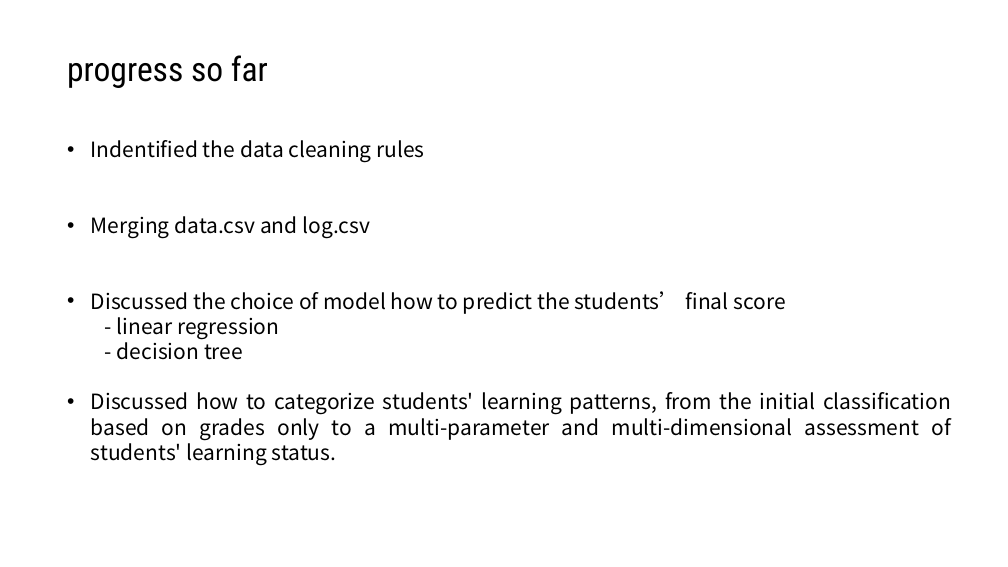
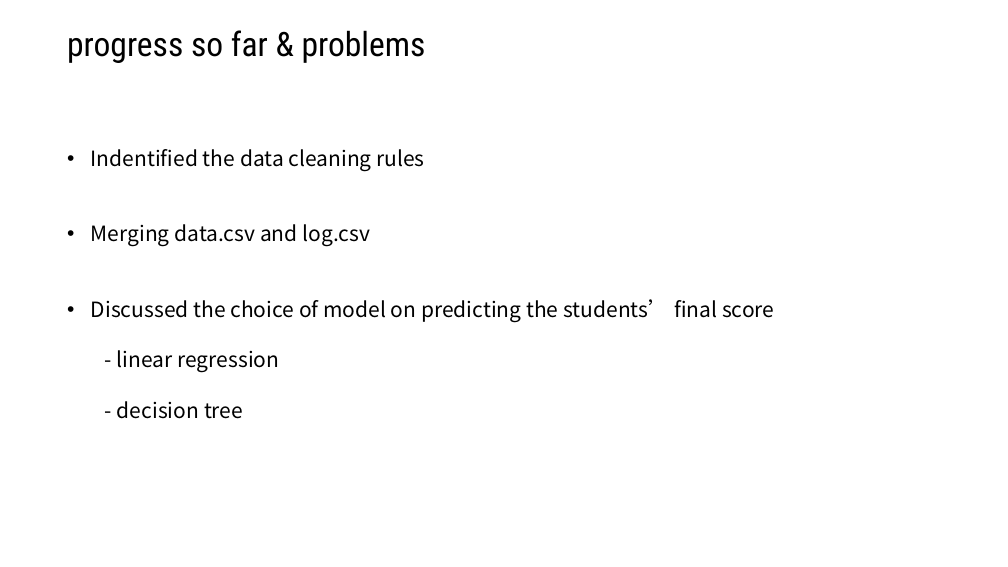
Before and after one commit to thomasabrina/ML_analyze_student_activities, a slide deck: slide 5 of Slides/T20.pptx (slide 6 before the commit). Drawn at 1008x567 pixels with LibreOffice and Linux fonts; fonts in the diff are those of the drawing; background and template pictures are left out. Boxes give left, top, right and bottom in pixels: in the first picture for what was removed or moved away, otherwise in the second. Text is boxed around its words. In the diff, an @@ line names an element or a change of style, - is before the commit and + after.

Commit message:
slide

```diff
--- a/Slides/T20.pptx
+++ b/Slides/T20.pptx
@@ text at (67, 30, 426, 63): text changed @@
-progress so far
+progress so far & problems
@@ text "Indentified the data cleaning rules": place and size @@
-text "Indentified the data cleaning rules" at (91, 140, 951, 440)
+text "Indentified the data cleaning rules" at (91, 149, 774, 419)
@@ text at (91, 299, 774, 322): text changed @@
-• Discussed the choice of model how to predict the students’ final score
+• Discussed the choice of model on predicting the students’ final score
@@ text at (91, 392, 951, 440): paragraph removed @@
-• Discussed how to categorize students' learning patterns, from the initial classification based on grades only to a multi-parameter and multi-dimensional assessment of students' learning status.
```
Also in this commit, not shown: 4 other slides changed, 1 slide removed.
